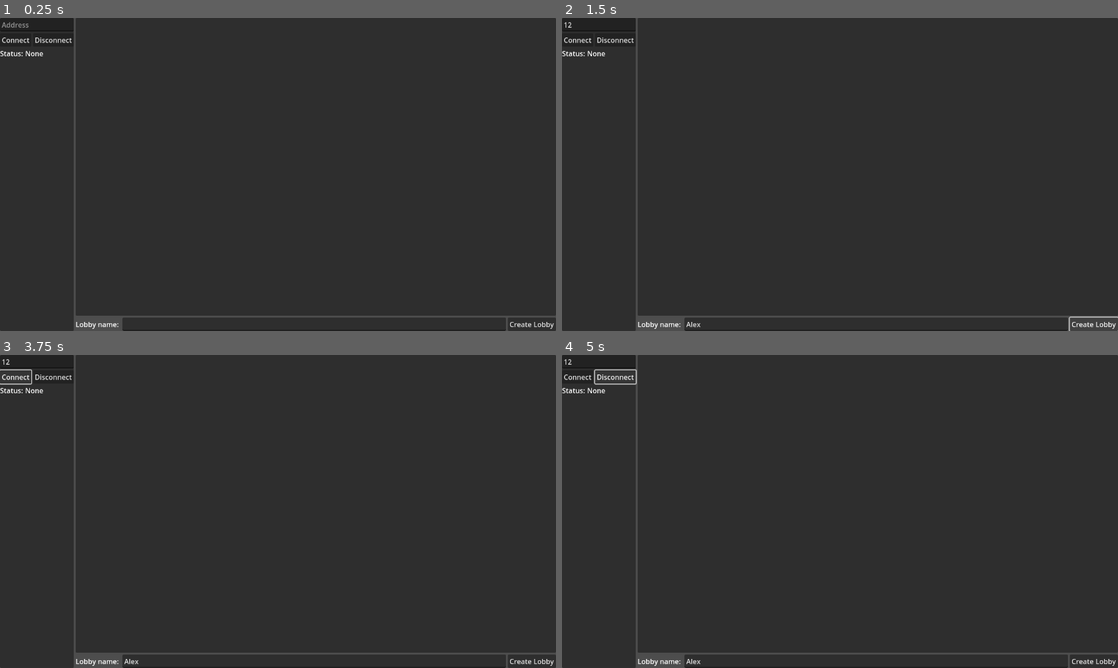
Above: before the commit, frames 1-4 (two rows, left to right).
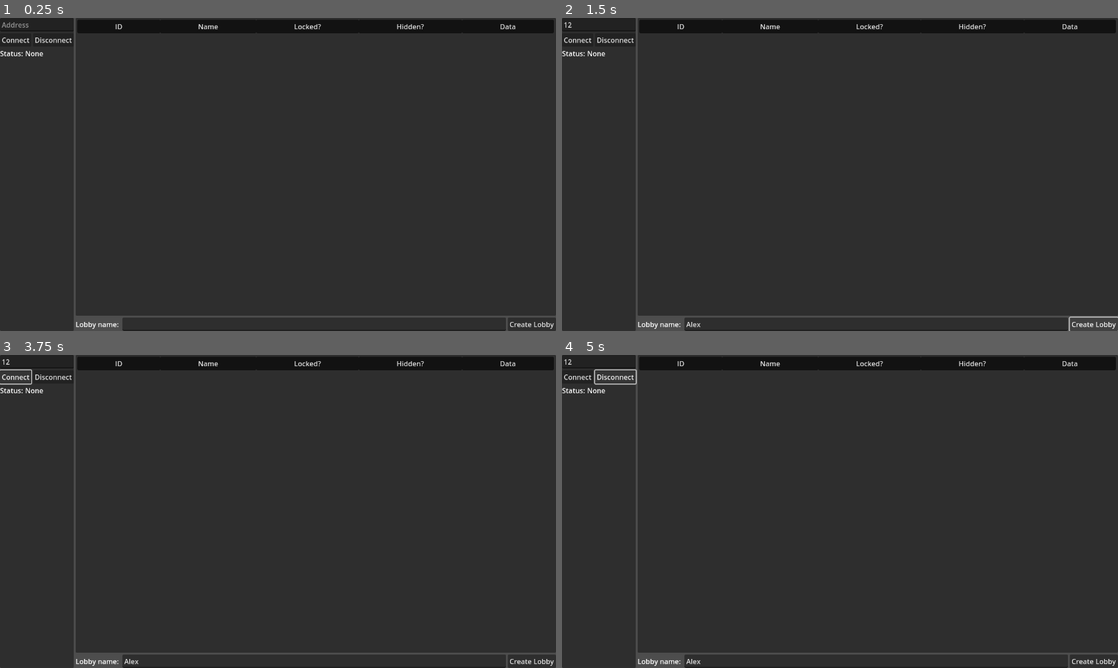
Above: after the commit, the same moments.

Repository: foxssake/nohub
Game: Godot game, scene res://browser.tscn
The game is run twice, just before and just after one commit, with the same random seed, the same clock (stepped at 60 frames per second) and the same inputs.
Inputs (mouse positions are in pixels of both pictures, inside the frame that each line leads up to):
- Up to frame 1 (0.25 s): no input
- Up to frame 2 (1.5 s): click (600, 24) at 0.52 s; type "12" at 0.6 s; click (878, 324) at 0.75 s; type "Alex" at 0.83 s; click "Create Lobby" at 1.25 s
- Up to frame 3 (3.75 s): click "Create Lobby" at 2 s; click "Create Lobby" at 2.75 s; click "Connect" at 3.5 s
- Up to frame 4 (5 s): click "Disconnect" at 4.25 s

The runs differ from the first frame. In frame 1, 3.5% of the frame differs, in the area x 13-100%, y 0-5%; in frame 2, 3.5%; in frame 3, 3.5%; in frame 4, 3.5%.
Error before the commit: Invalid call. Nonexistent function 'create_lobby' in base 'Nil'. (res://browser.tscn::GDScript_xkt7l:71)
Error after the commit: Invalid call. Nonexistent function 'create_lobby' in base 'Nil'. (res://browser.tscn::GDScript_xkt7l:78)

Commit message:
tree list

Diff:
--- a/nohub.gd/browser.tscn
+++ b/nohub.gd/browser.tscn
@@ -7,7 +7,7 @@
 @onready var connect_button: Button = %\"Connect Button\"
 @onready var disconnect_button: Button = %\"Disconnect Button\"
 @onready var status_label: Label = %\"Status Label\"
-@onready var lobby_list: ItemList = %\"Lobby List\"
+@onready var lobby_list: Tree = %\"Lobby List\"
 @onready var create_name_input: LineEdit = %\"Lobby Name Input\"
 @onready var create_button: Button = %\"Create Lobby Button\"
 
@@ -22,6 +22,13 @@
 	connect_button.pressed.connect(_connect)
 	disconnect_button.pressed.connect(_disconnect)
 	create_button.pressed.connect(_create_lobby)
+
+	# Set column title
+	lobby_list.set_column_title(0, \"ID\")
+	lobby_list.set_column_title(1, \"Name\")
+	lobby_list.set_column_title(2, \"Locked?\")
+	lobby_list.set_column_title(3, \"Hidden?\")
+	lobby_list.set_column_title(4, \"Data\")
 
 func _process(dt: float) -> void:
 	time += dt
@@ -83,20 +90,15 @@
 	print(\"Received lobbies: %s\" % [lobbies])
 
 	lobby_list.clear()
-
-	# Add header
-	lobby_list.add_item(\"ID\", null, false)
-	lobby_list.add_item(\"Name\", null, false)
-	lobby_list.add_item(\"Locked?\", null, false)
-	lobby_list.add_item(\"Hidden?\", null, false)
-	lobby_list.add_item(\"Data\", null, false)
+	lobby_list.create_item()
 
 	for lobby in lobbies:
-		lobby_list.add_item(lobby.id)
-		lobby_list.add_item(lobby.data.get(\"name\", \"\"))
-		lobby_list.add_item(\"Locked\" if lobby.is_locked else \"\")
-		lobby_list.add_item(\"Hidden\" if not lobby.is_visible else \"Public\")
-		lobby_list.add_item(JSON.stringify(lobby.data))
+		var item := lobby_list.create_item()
+		item.set_text(0, lobby.id)
+		item.set_text(1, lobby.data.get(\"name\", \"\"))
+		item.set_text(2, \"Locked\" if lobby.is_locked else \"\")
+		item.set_text(3, \"Hidden\" if not lobby.is_visible else \"Public\")
+		item.set_text(4, JSON.stringify(lobby.data))
 "
 
 [node name="Browser" type="Control"]
@@ -162,13 +164,13 @@
 size_flags_horizontal = 3
 size_flags_vertical = 3
 
-[node name="Lobby List" type="ItemList" parent="HBoxContainer/VBoxContainer/List Panel"]
+[node name="Lobby List" type="Tree" parent="HBoxContainer/VBoxContainer/List Panel"]
 unique_name_in_owner = true
 layout_mode = 2
 size_flags_horizontal = 3
 size_flags_vertical = 3
-max_columns = 5
-same_column_width = true
+columns = 5
+column_titles_visible = true
 
 [node name="Create Container" type="HBoxContainer" parent="HBoxContainer/VBoxContainer"]
 layout_mode = 2
